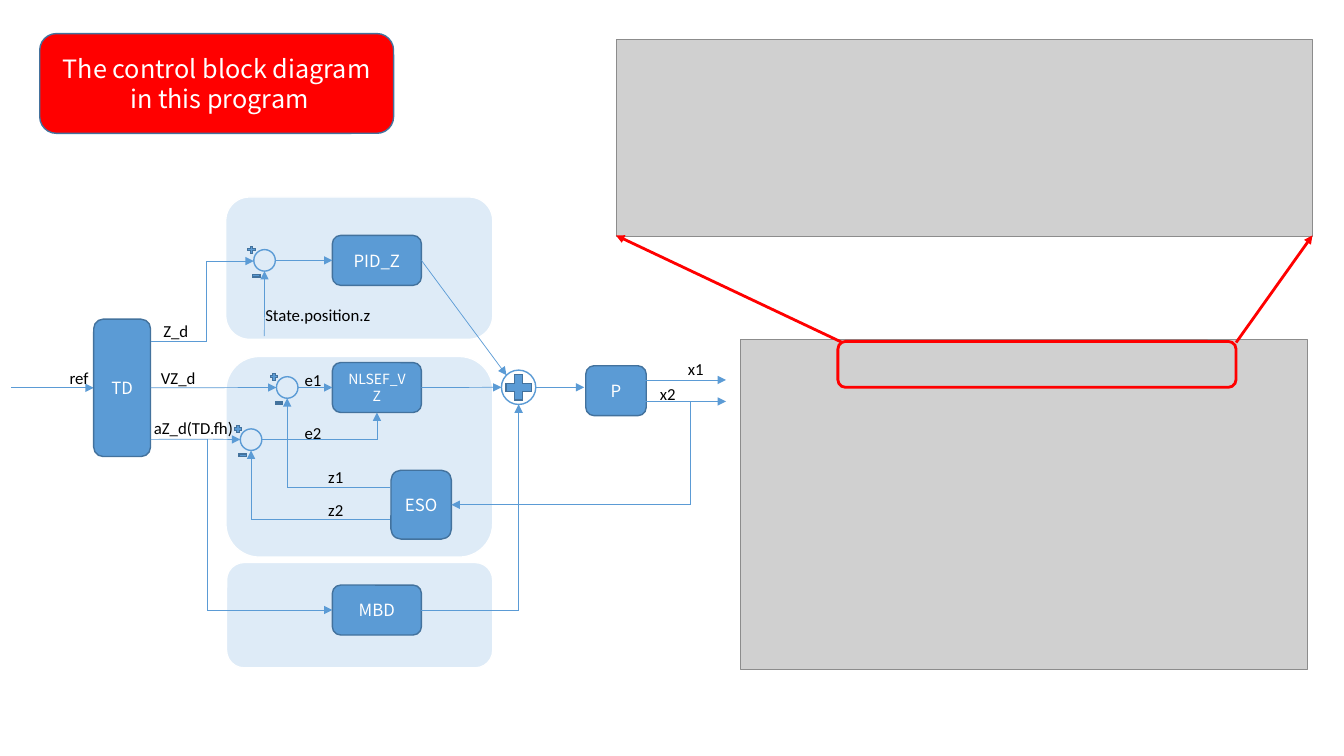
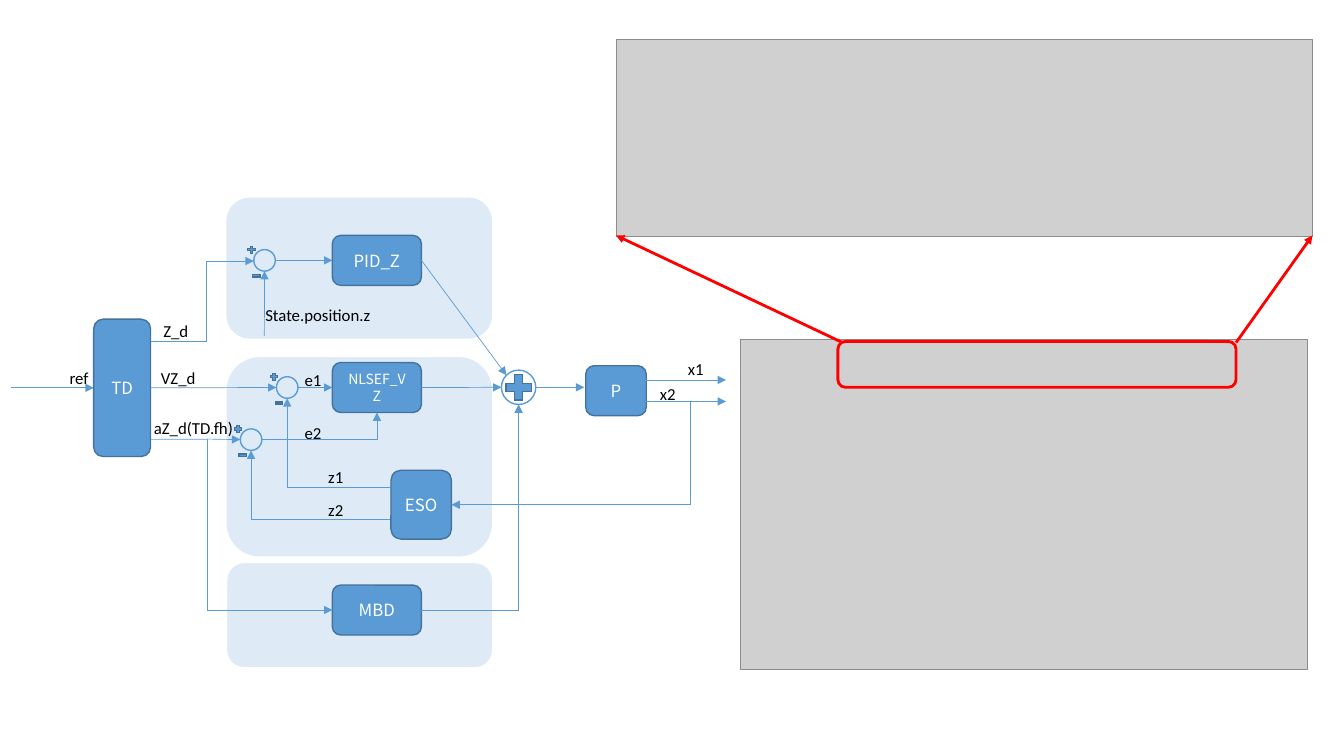
Before and after one commit to JiawangMou/BI_Fly-ADRC, a slide deck: slide 2 of 控制框图说明.pptx. Drawn at 1344x756 pixels with LibreOffice and Linux fonts; fonts in the diff are those of the drawing; grey boxes stand for pictures. Boxes give left, top, right and bottom in pixels: in the first picture for what was removed or moved away, otherwise in the second. Text is boxed around its words. In the diff, an @@ line names an element or a change of style, - is before the commit and + after.

Commit message:
完成控制器结构修改，cascade ADRC position Z control

```diff
--- a/控制框图说明.pptx
+++ b/控制框图说明.pptx
@@ rounded rectangle removed at (x1=39, y1=33, x2=393, y2=133) @@
-The control block diagram
-in this program
```
Also in this commit, not shown: 2 slides added, 17 other files.
